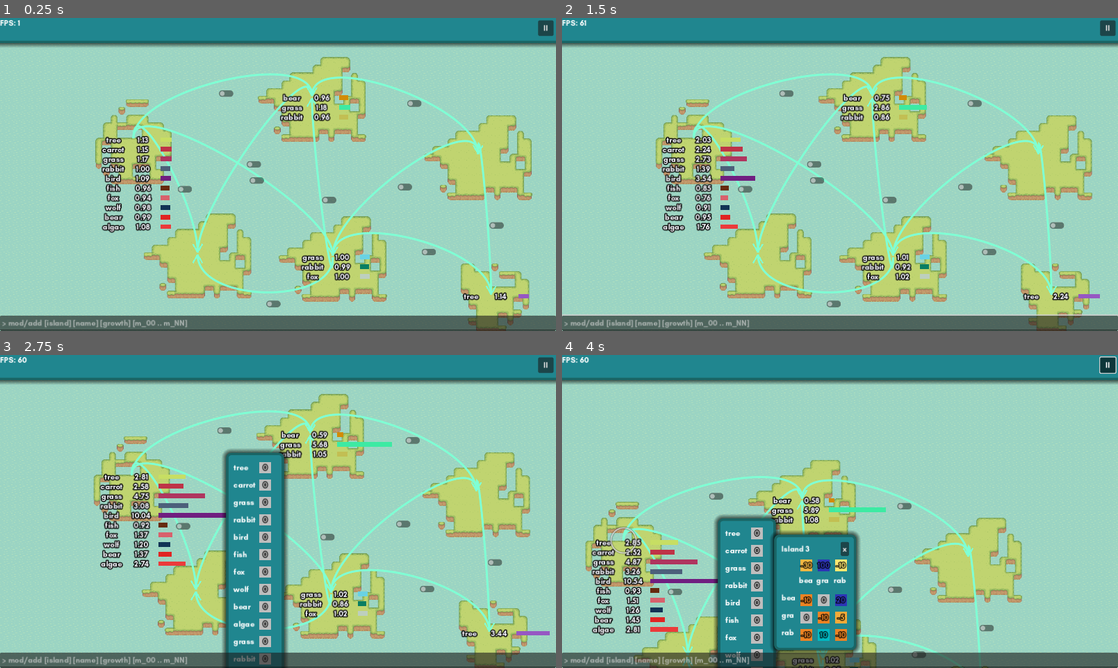
Above: before the commit, frames 1-4 (two rows, left to right).
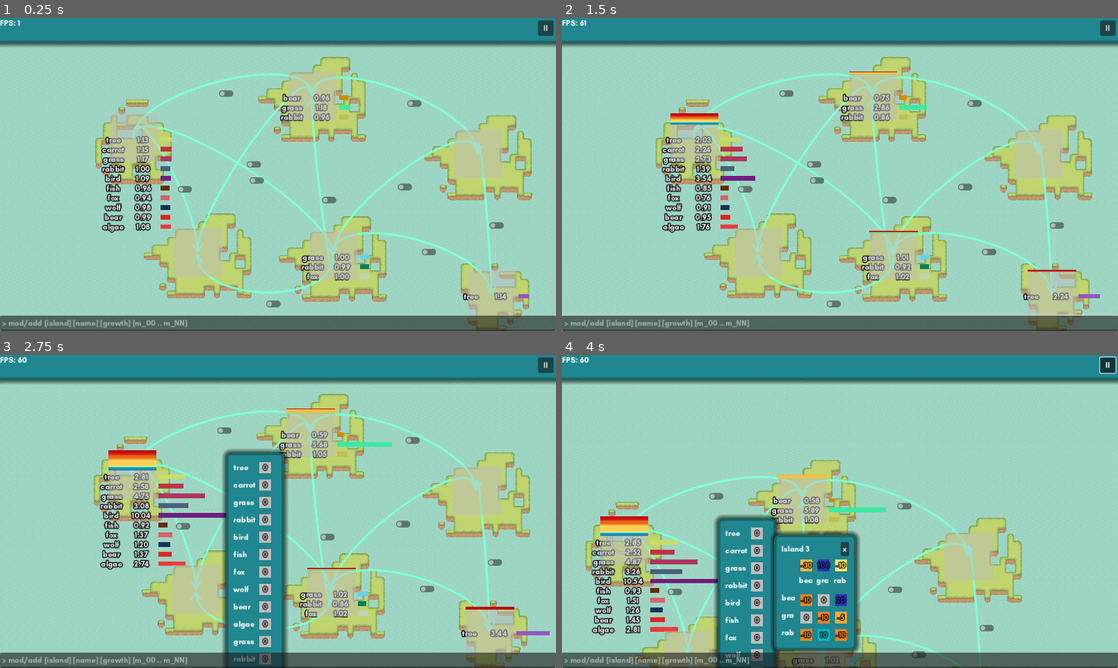
Above: after the commit, the same moments.

Repository: quimnuss/eco
Game: Godot game, scene res://scenes/world5.tscn
The game is run twice, just before and just after one commit, with the same random seed, the same clock (stepped at 60 frames per second) and the same inputs.
Inputs (mouse positions are in pixels of both pictures, inside the frame that each line leads up to):
- Up to frame 1 (0.25 s): no input
- Up to frame 2 (1.5 s): click (840, 324) at 0.52 s; type "Alex" at 0.6 s; tap Enter at 1.25 s; drag from (834, 174) to (695, 136) at 1.27 s
- Up to frame 3 (2.75 s): click (255, 517) at 2.02 s
- Up to frame 4 (4 s): click "II" at 2.75 s; drag from (773, 508) to (639, 514) at 3.52 s

The runs differ from the first frame. In frame 1, 7.1% of the frame differs, in the area x 19-93%, y 17-96%; in frame 2, 7.2%; in frame 3, 7.4%; in frame 4, 4.3%.

Commit message:
new: paint as a rect

Diff:
--- a/actors/island.tscn
+++ b/actors/island.tscn
@@ -68,7 +68,6 @@
 shape = SubResource("RectangleShape2D_rcurx")
 
 [node name="Paint" type="Sprite2D" parent="."]
-process_mode = 4
 position = Vector2(1, 0)
 scale = Vector2(-1, 1)
 texture = SubResource("ImageTexture_bc26p")
--- a/actors/paint.gd
+++ b/actors/paint.gd
@@ -10,7 +10,10 @@
     #Color("#90eb9d", ALPHA), Color("#00ccbc", ALPHA), Color("#00a6ca", ALPHA), Color("#2c7bb6", ALPHA), Color("#2c35b6", ALPHA),
 #]
 
+const BACKGROUND_COLOR : Color = Color(0.745098, 0.745098, 0.745098, 0.5)
+
 func _ready():
+    img.fill(BACKGROUND_COLOR)
     self.texture = ImageTexture.create_from_image(img)
 
 func distributed_random(cumsum : Array[float], total : float) -> int:
@@ -33,15 +36,18 @@
 
     if new_densities.is_empty():
         return
-    var total : float = Util.sum(new_densities)
-    var cumulative : Array[float] = Util.cumsum(new_densities)
-    for x in img_width:
-        for y in img_height:
-            var species_index : int = distributed_random(cumulative, total)
-            var color : Color = Util.gradient_color(float(species_index)/len(new_densities))
-            color.a = 0.5
-            img.set_pixel(x, y, color)
+    var total : float = max(Util.sum(new_densities), 50)
 
+
+    var species_index : int = 0
+    var row : float = 0
+    for d in new_densities:
+        var color : Color = Util.gradient_color(float(species_index)/len(new_densities))
+        var num_pixel_rows : int = int(img_height * d/total)
+        img.fill_rect(Rect2i(Vector2i(0,row), Vector2i(img_width, num_pixel_rows)), color)
+        species_index += 1
+        row += num_pixel_rows
+    img.fill_rect(Rect2i(Vector2i(0, row), Vector2i(img_width, img_height-row)), BACKGROUND_COLOR)
     self.texture.update(img)
 
 func _on_glv_densities_update(new_densities):
--- a/data/3_sample_0.tres
+++ b/data/3_sample_0.tres
@@ -1,4 +1,4 @@
-[gd_resource type="Resource" script_class="GLVSample" load_steps=2 format=3]
+[gd_resource type="Resource" script_class="GLVSample" load_steps=2 format=3 uid="uid://c07im3miv8d4d"]
 
 [ext_resource type="Script" path="res://actors/glv_sample.gd" id="1_12wmr"]
 
